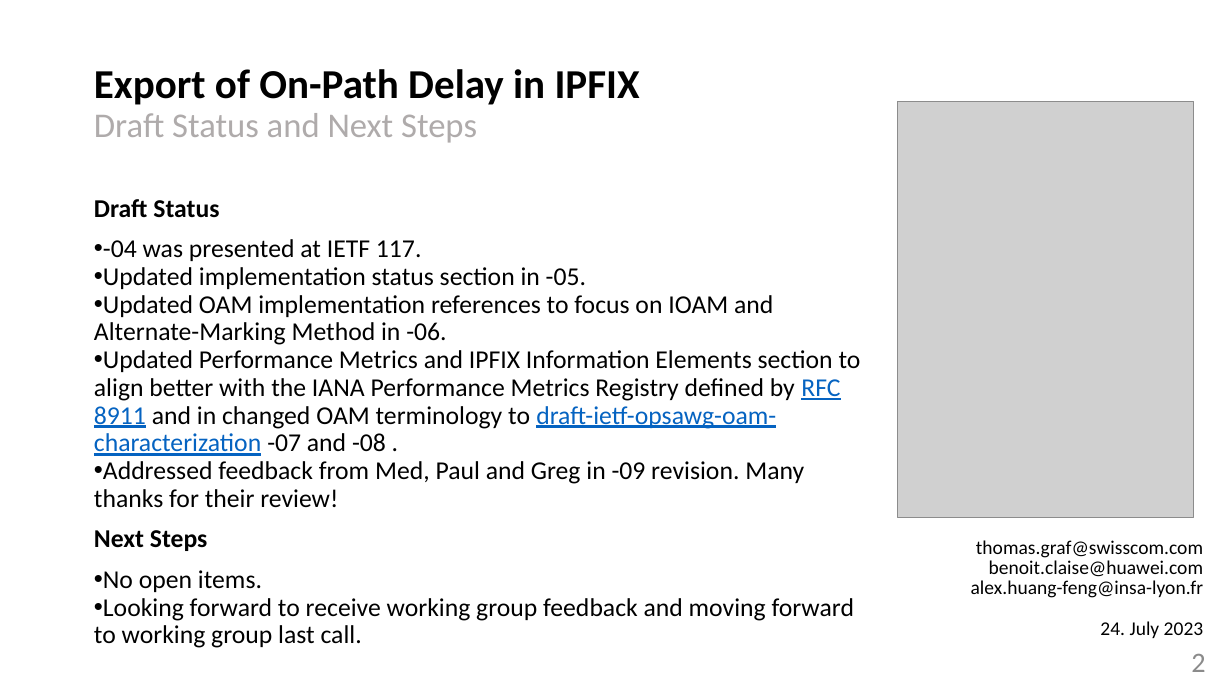
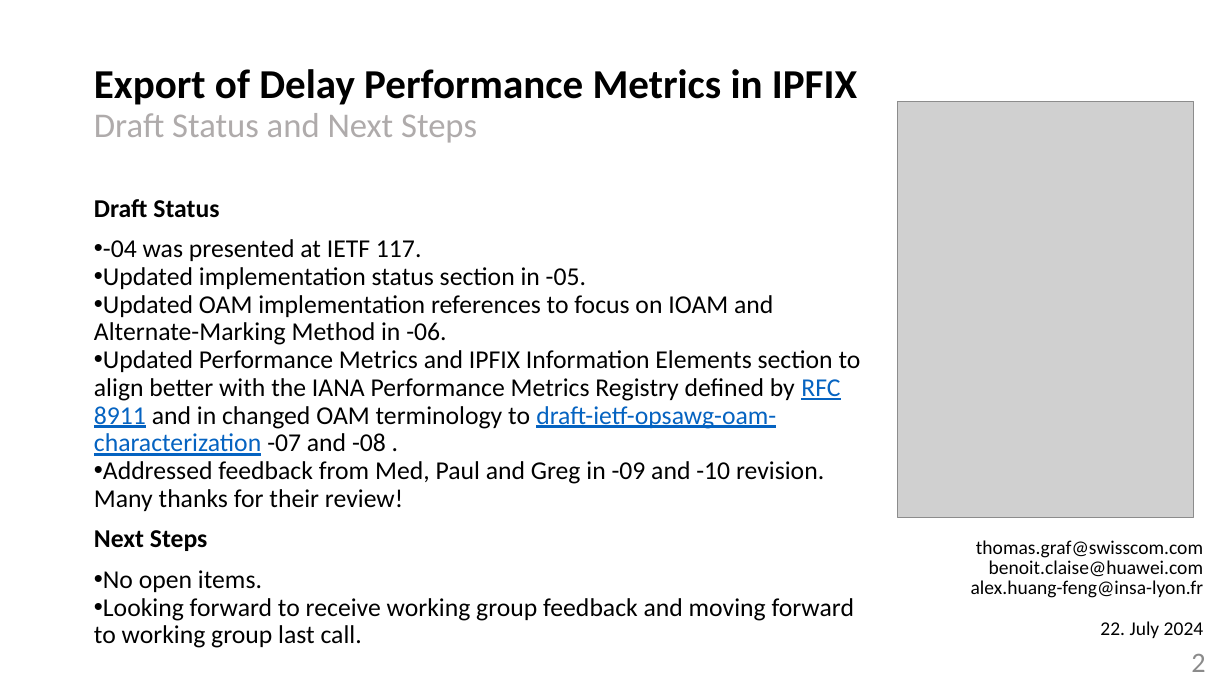
Before and after one commit to network-analytics/ietf-network-analytics-document-status, a slide deck: slide 2 of 120/OPSAWG/draft-opsawg-ipfix-on-path-telemetry.pptx. Drawn at 1232x693 pixels with LibreOffice and Linux fonts; fonts in the diff are those of the drawing; grey boxes stand for pictures. Boxes give left, top, right and bottom in pixels: in the first picture for what was removed or moved away, otherwise in the second. Text is boxed around its words. In the diff, an @@ line names an element or a change of style, - is before the commit and + after.

```diff
--- a/120/OPSAWG/draft-opsawg-ipfix-on-path-telemetry.pptx
+++ b/120/OPSAWG/draft-opsawg-ipfix-on-path-telemetry.pptx
@@ title at box(94, 69, 857, 143): text changed @@
-Export of On-Path Delay in IPFIX
-Draft Status and Next Steps
+Export of Delay Performance Metrics in IPFIX
+Draft Status and Next Steps
@@ text at box(94, 461, 824, 511): text changed @@
-• Addressed feedback from Med, Paul and Greg in -09 revision. Many thanks for their review!
+• Addressed feedback from Med, Paul and Greg in -09 and -10 revision. Many thanks for their review!
@@ text at box(1100, 621, 1204, 638): text changed @@
-24. July 2023
+22. July 2024
```
Also in this commit, not shown: 1 other slide changed, 1 other file.
